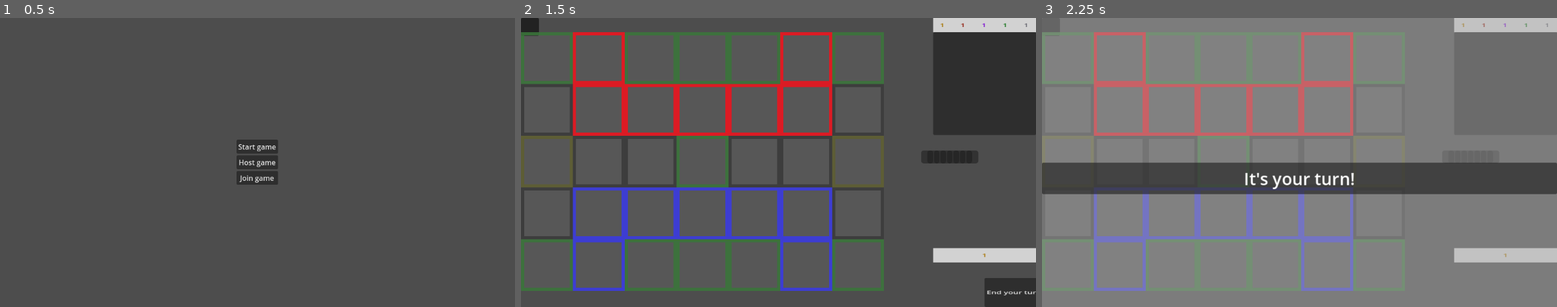
Above: before the commit, frames 1-3 (left to right).
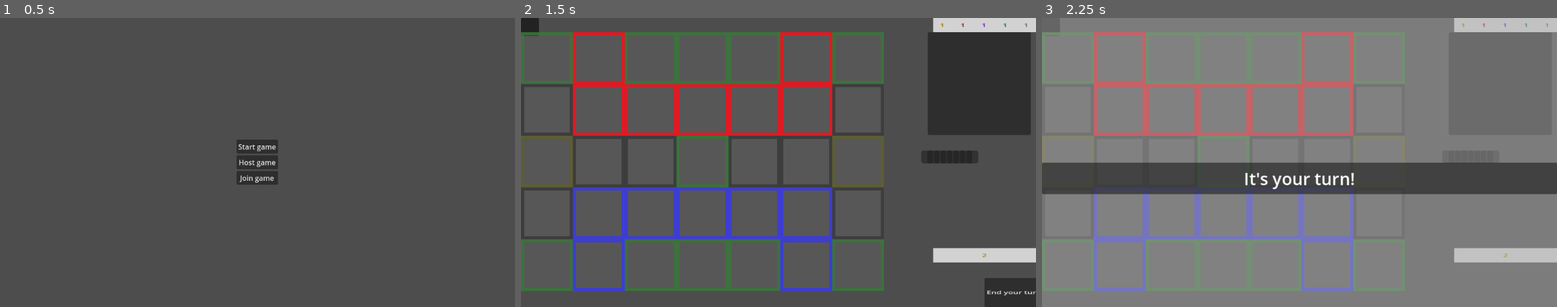
Above: after the commit, the same moments.

Repository: EVKoene/fiber
Game: Godot game, scene res://MainMenu.tscn
Same seed, same stepped clock (60 frames per second), same inputs: the game is played once before the commit and once after it.
Inputs (mouse positions are in pixels of both pictures, inside the frame that each line leads up to):
- Up to frame 1 (0.5 s): no input
- Up to frame 2 (1.5 s): click "Start game" at 0.5 s; tap Enter (ui_accept) at 1.25 s; drag from (855, 58) to (830, 98) at 1.27 s
- Up to frame 3 (2.25 s): click "End your turn!" at 2 s

Frame 1 is identical in both runs. In frame 2, 0.7% of the frame differs, in the area x 78-100%, y 4-83%; in frame 3, less than 0.1%.
Error in both runs: Invalid access to property or key '0' on a base object of type 'Dictionary'. (res://map/BattleMap.gd:51)

Commit message:
Add snek

Diff:
--- a/card/CardDatabase.gd
+++ b/card/CardDatabase.gd
@@ -70,8 +70,8 @@
 			Collections.factions.ROBOT: 0,
 		},
 		"Attack": 2,
-		"Health": 3,
-		"Movement": 1,
+		"Health": 2,
+		"Movement": 2,
 		"Lord": false,
 		"Text": "",
 		"Purposes": [Collections.purposes.BATTLE, Collections.purposes.DEFEND_RESOURCE],
@@ -102,7 +102,7 @@
 		"CardType": Collections.card_types.UNIT,
 		"Factions": [Collections.factions.ANIMAL],
 		"Costs": {
-			Collections.factions.ANIMAL: 2, # 2
+			Collections.factions.ANIMAL: 3, # 3
 			Collections.factions.MAGIC: 0,
 			Collections.factions.NATURE: 0,
 			Collections.factions.ROBOT: 0,
@@ -113,6 +113,7 @@
 		"Lord": false,
 		"Text": "When an opponent unit enters an adjacent space, deal 1 damage to it",
 		"Purposes": [Collections.purposes.DEFEND_RESOURCE],
+
 		"IMGPath": "res://library/animal/images/Snek.jpg",
 		},
 
@@ -121,13 +122,13 @@
 		"CardType": Collections.card_types.UNIT,
 		"Factions": [Collections.factions.ANIMAL],
 		"Costs": {
-			Collections.factions.ANIMAL: 3, # 3
+			Collections.factions.ANIMAL: 4, # 3
 			Collections.factions.MAGIC: 0,
 			Collections.factions.NATURE: 0,
 			Collections.factions.ROBOT: 0,
 		},
 		"Attack": 3,
-		"Health": 2,
+		"Health": 1,
 		"Movement": 1,
 		"Lord": false,
 		"Text": "Add 2 attack and 1 movement to the units in adjacent spaces",
@@ -1145,8 +1146,8 @@
 			card = WarthogBerserker
 		cards.GOOSE:
 			card = Goose
-		#cards.SNEK:
-			#card = Snek
+		cards.SNEK:
+			card = Snek
 		#cards.GORILLA_BATTLECALLER:
 			#card = GorillaBattlecaller
 		#cards.RHINOCEROS:
--- a/card/CardInPlay.gd
+++ b/card/CardInPlay.gd
@@ -72,11 +72,13 @@
 
 
 func move_to_play_space(new_column: int, new_row: int) -> void:
+	GameManager.call_triggered_funcs(Collections.triggers.CARD_MOVING_AWAY, self)
 	for p_id in GameManager.players:
 		MultiPlayerManager.move_to_play_space.rpc_id(
 			p_id, card_owner_id, card_in_play_index,
 			new_column, new_row
 		)
+	GameManager.call_triggered_funcs(Collections.triggers.CARD_MOVED, self)
 
 
 func move_over_path(path: PlaySpacePath) -> void:
@@ -93,8 +95,8 @@
 				# We increase and decrease the z index to make sure the card will move over the card
 				# it passes through
 				z_index += 50
-				position.x = path.path_spaces[s].position.x + MapSettings.play_space_size.x * 0.1
-				position.y = path.path_spaces[s].position.y + MapSettings.play_space_size.y * 0.1
+				position.x = path.path_spaces[s].position.x + MapSettings.play_space_size.x * 0.05
+				position.y = path.path_spaces[s].position.y + MapSettings.play_space_size.y * 0.05
 				z_index -= 50
 			else:
 				await get_tree().create_timer(0.25).timeout
@@ -354,8 +356,9 @@
 
 
 func set_position_to_play_space() -> void:
-	position.x = MapSettings.get_column_start_x(column) + MapSettings.play_space_size.x * 0.1
-	position.y = MapSettings.get_row_start_y(row) + MapSettings.play_space_size.y * 0.1
+	# TODO: Calculate an exact position while adjusting for the border
+	position.x = MapSettings.get_column_start_x(column) + MapSettings.play_space_size.x * 0.05
+	position.y = MapSettings.get_row_start_y(row) + MapSettings.play_space_size.y * 0.05
 	z_index = play_space.z_index - 1
 
 
@@ -496,6 +499,7 @@
 		and card_sel_for_movement
 		and card_owner_id != GameManager.player_id
 	):
+		GameManager.turn_manager.turn_actions_enabled = false
 		var ps_to_attack_from = card_sel_for_movement.spaces_in_range_to_attack_card(self)
 
 		if (
@@ -513,6 +517,8 @@
 				Input.set_custom_mouse_cursor(null)
 				card_sel_for_movement.exhaust()
 
+		GameManager.turn_manager.turn_actions_enabled = true
+
 
 func _get_card_in_play_index() -> int:
 	return GameManager.cards_in_play[card_owner_id].find(self)
--- /dev/null
+++ b/library/animal/card_scripts/Snek.gd
@@ -0,0 +1,14 @@
+extends CardInPlay
+
+class_name Snek
+
+
+func call_triggered_funcs(trigger: int, triggering_card: CardInPlay) -> void:
+	if trigger not in [Collections.triggers.CARD_MOVED, Collections.triggers.CARD_CREATED]:
+		return
+
+	if (triggering_card.card_owner_id != card_owner_id
+		and triggering_card.current_play_space in current_play_space.adjacent_play_spaces()
+		and is_instance_valid(triggering_card)
+	):
+		triggering_card.resolve_damage(1)
--- a/manager/MultiPlayerManager.gd
+++ b/manager/MultiPlayerManager.gd
@@ -21,6 +21,7 @@
 @rpc("any_peer", "call_local")
 func exhaust_unit(card_owner_id: int, cip_index: int):
 	var card: CardInPlay = GameManager.cards_in_play[card_owner_id][cip_index]
+	print("Exhausting ", card.ingame_name)
 	card.modulate = Color(0.5, 0.5, 0.5, 1)
 	card.exhausted = true
 
--- a/manager/TurnManager.gd
+++ b/manager/TurnManager.gd
@@ -9,7 +9,7 @@
 
 enum turn_stages { CARD_PLAYS, END_TURN, START_TURN }
 
-@export var turn_count := 0
+@export var turn_count := 1
 @export var turn_owner_id: int
 @export var turn_stage: int
 # Turn actions should be disabled whenever we don't want te player to be able to make a move,
--- a/map/BattleMap.gd
+++ b/map/BattleMap.gd
@@ -97,7 +97,8 @@
 	var ps_size: int = min(min_column_length, min_row_length)
 
 	MapSettings.play_space_size = Vector2(ps_size, ps_size)
-	MapSettings.card_in_play_size = Vector2(ps_size, ps_size) * 0.8
+	# TODO: Calculate an exact size based on borderwidth of playspace and card border
+	MapSettings.card_in_play_size = Vector2(ps_size, ps_size) * 0.9
 
 
 func _create_play_spaces() -> void:
@@ -127,7 +128,8 @@
 	var zoom_preview_size: Vector2 = Vector2(
 		MapSettings.total_screen.x * 0.2, MapSettings.total_screen.x * 0.2
 	)
-	$ZoomPreview.position.x = MapSettings.total_screen.x - zoom_preview_size.x
+	# Multiplying the zoom_preview_size.x with 1.1 to adjust for border size
+	$ZoomPreview.position.x = MapSettings.total_screen.x - zoom_preview_size.x * 1.05
 	$ZoomPreview.position.y = MapSettings.play_area_start.y
 	$ZoomPreview.scale.x *= zoom_preview_size.x / $ZoomPreview.size.x
 	$ZoomPreview.scale.y *= zoom_preview_size.x / $ZoomPreview.size.y
--- a/map/PlaySpace.gd
+++ b/map/PlaySpace.gd
@@ -283,4 +283,7 @@
 		and !card_in_this_play_space
 		and selected_for_movement
 	):
+		GameManager.turn_manager.turn_actions_enabled = false
 		TargetSelection.card_selected_for_movement.move_over_path(TargetSelection.current_path)
+		TargetSelection.card_selected_for_movement.exhaust()
+		GameManager.turn_manager.turn_actions_enabled = true
--- a/player/DeckCollection.gd
+++ b/player/DeckCollection.gd
@@ -105,7 +105,8 @@
 
 var player_testing_deck: Dictionary = {
 	"Cards": {
-		cards.WARTHOG_BERSERKER: 20
+		cards.SNEK: 4,
+		cards.WARTHOG_BERSERKER: 4,
 	},
 	"StartingCards": {
 		cards.GORILLA: 2,
--- a/styling/card_borders/CardSelectedBorder.tres
+++ b/styling/card_borders/CardSelectedBorder.tres
@@ -2,8 +2,8 @@
 
 [resource]
 bg_color = Color(0.6, 0.6, 0.6, 0.137255)
-border_width_left = 20
-border_width_top = 20
-border_width_right = 20
-border_width_bottom = 20
+border_width_left = 15
+border_width_top = 15
+border_width_right = 15
+border_width_bottom = 15
 border_color = Color(0.431373, 0.411765, 0.0784314, 1)
